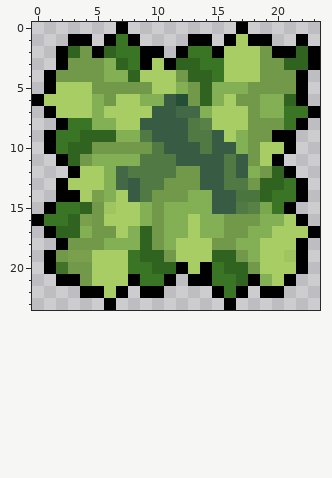
Two versions of one pixel-art sprite, images/breakable.png. Above is the file before it was changed.
The file is 24x24 pixels. Colours within 5 levels of each other are drawn and written as one.
After:
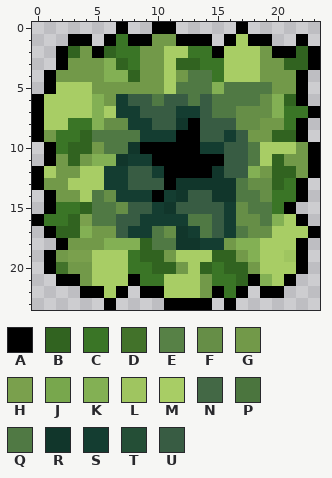
Palette (. is transparent): A #000000  B #316320  C #3a7526  D #42722a  E #578146  F #668e47  G #729949  H #7aa04d  J #78a74d  K #83b054  L #9fc560  M #a8cd65  N #436845  P #4b753e  Q #507944  R #11362b  S #143d31  T #244e36  U #385c43
Author's note on the commit: More stages, breakable blocks
Edits made:
{"y":0,"x":10,"old":"..","new":"AA"}
{"y":1,"x":9,"old":"....","new":"AGGA"}
{"y":2,"x":9,"old":"AA.A","new":"GGMM"}
{"y":3,"x":9,"old":"AMA","new":"GGM"}
{"y":4,"x":9,"old":"MM","new":"GG"}
{"y":4,"x":13,"old":"BB","new":"QQ"}
{"y":5,"x":10,"old":"M","new":"G"}
{"y":5,"x":12,"old":"KGB","new":"QQQ"}
{"y":5,"x":16,"old":"KKGG","new":"QQQQ"}
{"y":6,"x":7,"old":"MMKK","new":"SUUQ"}
{"y":6,"x":12,"old":"TGBKMGGK","new":"UQUQQQQF"}
{"y":7,"x":0,"old":".A","new":"AM"}
{"y":7,"x":7,"old":"MMM","new":"SSU"}
{"y":7,"x":12,"old":"NNKMMMGK","new":"SSUQQFFF"}
{"y":8,"x":0,"old":"..A","new":"AMM"}
{"y":8,"x":6,"old":"KMMU","new":"FFSS"}
{"y":8,"x":12,"old":"UQEMMMG","new":"RAUUUFF"}
{"y":9,"x":0,"old":".A","new":"AG"}
{"y":9,"x":5,"old":"BBKKQUUUQQ","new":"QQQQSSSAAU"}
{"y":9,"x":16,"old":"MK","new":"SU"}
{"y":9,"x":20,"old":"AA.","new":"BBA"}
{"y":10,"x":6,"old":"GGGGQUUUQU","new":"QQRAAAAASS"}
{"y":10,"x":17,"old":"KG","new":"UQ"}
{"y":10,"x":21,"old":"A..","new":"MGA"}
{"y":11,"x":1,"old":".A","new":"AG"}
{"y":11,"x":7,"old":"KKQQQUUUUQ","new":"RSSAAAAAAU"}
{"y":11,"x":18,"old":"G","new":"Q"}
{"y":11,"x":20,"old":"A...","new":"BGGA"}
{"y":12,"x":0,"old":"...A","new":"AMGG"}
{"y":12,"x":6,"old":"KNQQQQGGUUQ","new":"SSUUSAAAARU"}
{"y":12,"x":21,"old":"A..","new":"BGA"}
{"y":13,"x":0,"old":"..A","new":"AGG"}
{"y":13,"x":6,"old":"KN","new":"SS"}
{"y":13,"x":9,"old":"QQGGGUUQ","new":"UUARRRRR"}
{"y":13,"x":18,"old":"GB","new":"FF"}
{"y":14,"x":1,"old":".AA","new":"AGG"}
{"y":14,"x":5,"old":"HKMUQGGGKKUUPPB","new":"QFSSSASRUURRQQF"}
{"y":15,"x":5,"old":"GLMMKGKKKK","new":"QQFUUSRUUU"}
{"y":15,"x":16,"old":"UQEJ","new":"SFQQ"}
{"y":16,"x":5,"old":"GMMMKGKKMKKGGGK","new":"QQUUSSSSQQUSFFQ"}
{"y":17,"x":7,"old":"MKBGKKMKKGGKK","new":"USSQFRSQUSQFF"}
{"y":18,"x":10,"old":"GKMMMG","new":"QQRRSS"}
{"y":20,"x":12,"old":"A","new":"G"}
{"y":20,"x":14,"old":"A","new":"B"}
{"y":21,"x":11,"old":"A.AA","new":"MMMG"}
{"y":22,"x":11,"old":"....","new":"MMMG"}
{"y":23,"x":11,"old":"....","new":"AAAA"}
{"label":"changed","picture_box":[32,22,320,310]}
